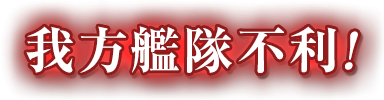
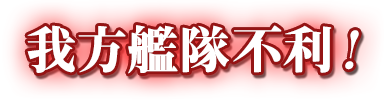
Layer changes from the first 384×100 image to the second:
removed layer "We're at a disadvantage!" over (x1=26, y1=26, x2=358, y2=73)
removed layer "We're at a disadvantage! 拷貝" over (x1=1, y1=2, x2=384, y2=99)
added group "Text + Dropshadow" with 3 layers above "battle_jin_006" over (x1=24, y1=22, x2=384, y2=100)
added layer "Text" in group "Text + Dropshadow" over (x1=27, y1=25, x2=359, y2=74)
added layer "Text 拷貝 2" in group "Text + Dropshadow" over (x1=24, y1=22, x2=362, y2=77)
